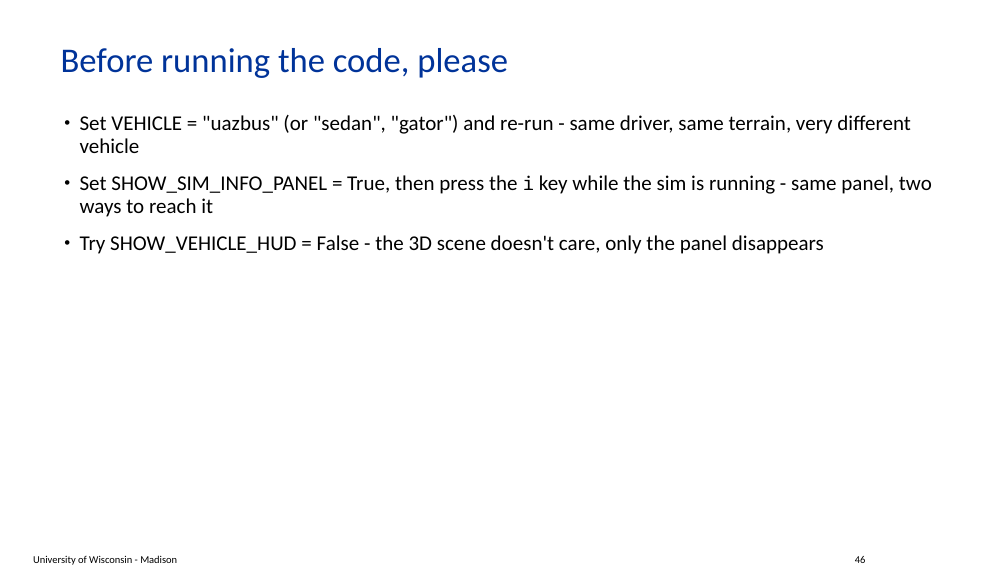
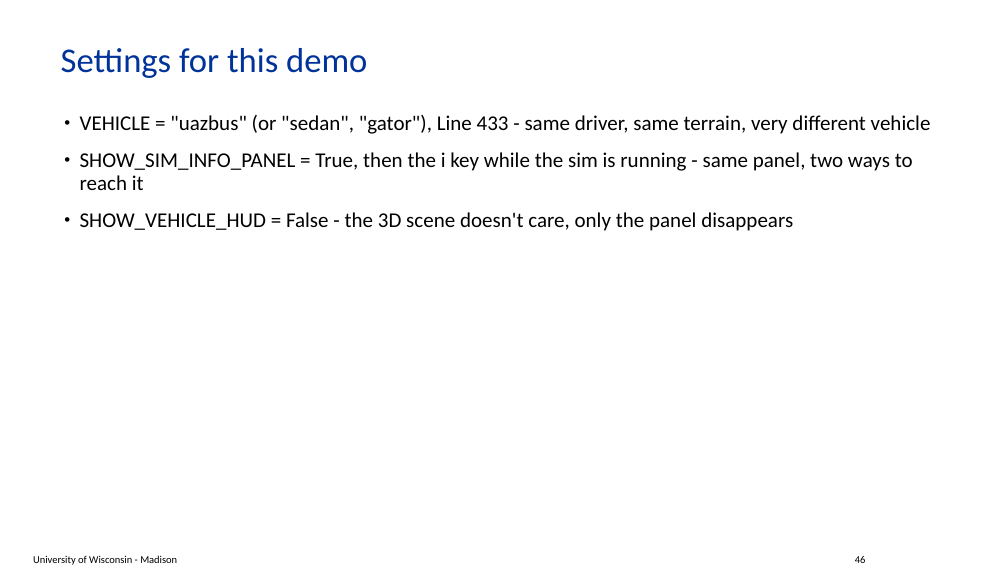
Before and after one commit to ksha23/chrono-hil-tutorial, a slide deck: slide 46 of tutorial_HIL_driver.pptx. Drawn at 1008x567 pixels with LibreOffice and Linux fonts; fonts in the diff are those of the drawing; background and template pictures are left out. Boxes give left, top, right and bottom in pixels: in the first picture for what was removed or moved away, otherwise in the second. Text is boxed around its words. In the diff, an @@ line names an element or a change of style, - is before the commit and + after.

```diff
--- a/tutorial_HIL_driver.pptx
+++ b/tutorial_HIL_driver.pptx
@@ title at box(61, 48, 367, 78): text changed @@
-Before running the code, please
+Settings for this demo
@@ text at box(80, 115, 931, 231): text changed @@
-• Set VEHICLE = "uazbus" (or "sedan", "gator") and re-run - same driver, same terrain, very different vehicle
-• Set SHOW_SIM_INFO_PANEL = True, then press the i key while the sim is running - same panel, two ways to reach it
-• Try SHOW_VEHICLE_HUD = False - the 3D scene doesn't care, only the panel disappears
+• VEHICLE = "uazbus" (or "sedan", "gator"), Line 433 - same driver, same terrain, very different vehicle
+• SHOW_SIM_INFO_PANEL = True, then the i key while the sim is running - same panel, two ways to reach it
+• SHOW_VEHICLE_HUD = False - the 3D scene doesn't care, only the panel disappears
```
Also in this commit, not shown: 13 other slides changed, 3 other files.
